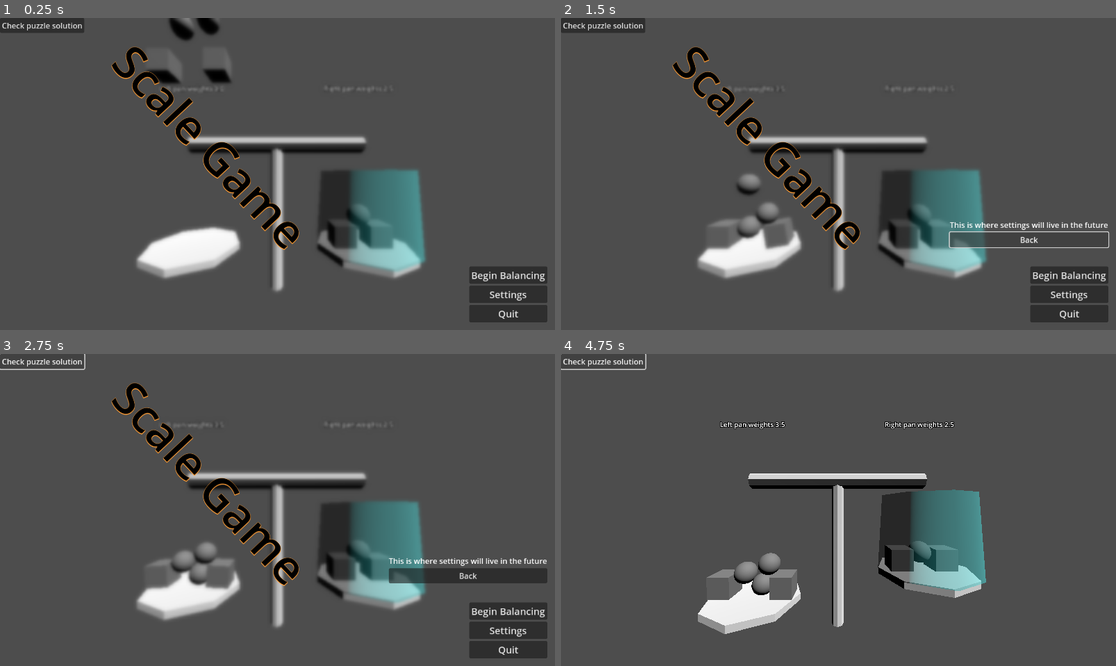
Above: before the commit, frames 1-4 (two rows, left to right).
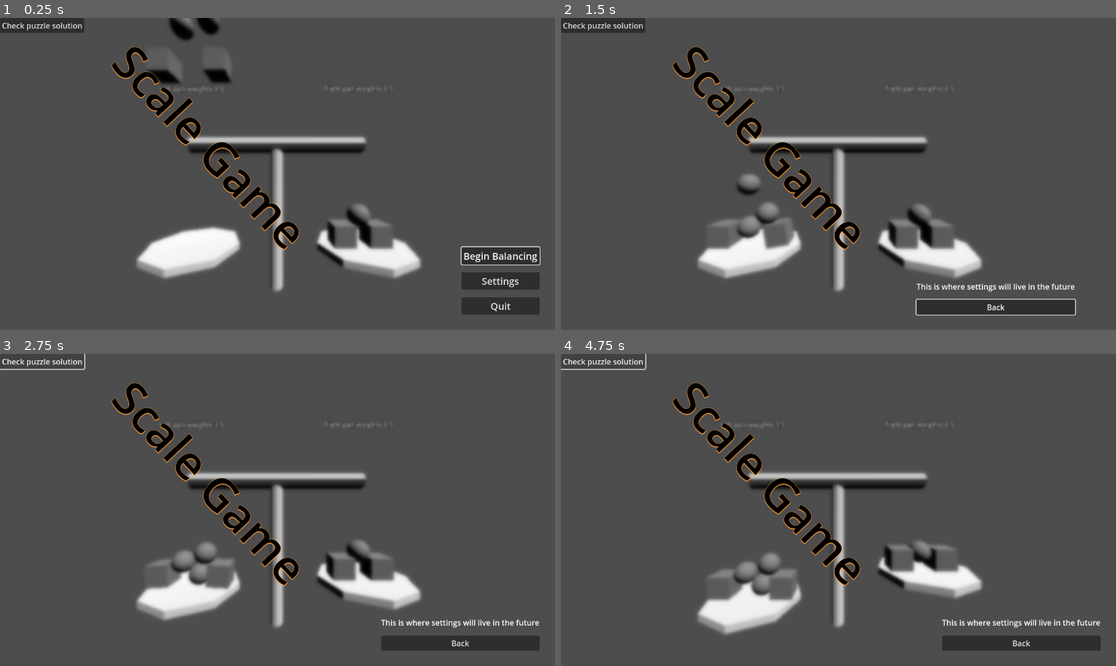
Above: after the commit, the same moments.

Repository: camd67/scale-game
Game: Godot game, scene res://scene/main/main.tscn
Two runs of this game, one before a commit and one after it. Both use one fixed random seed, a clock stepped at 60 frames per second and the inputs below. This scene is started directly instead of the project's main scene.
Inputs (mouse positions are in pixels of both pictures, inside the frame that each line leads up to):
- Up to frame 1 (0.25 s): no input
- Up to frame 2 (1.5 s): click "Settings" at 0.5 s; click (1027, 239) at 1.25 s, where only the run before the commit has a clickable "Back"
- Up to frame 3 (2.75 s): click "Check puzzle solution" at 2 s
- Up to frame 4 (4.75 s): click (1071, 609) at 2.75 s, where only the run before the commit has a clickable "Begin Balancing"; click (1071, 609) at 3.5 s, where only the run before the commit has a clickable "Begin Balancing"; click "Check puzzle solution" at 4.25 s

The runs differ from the first frame. In frame 1, 7.6% of the frame differs, in the area x 57-99%, y 48-98%; in frame 2, 8.7%; in frame 3, 9.1%; in frame 4, 11%, in the area x 20-98%, y 9-96%.

Commit message:
cleanup main menu animations

Diff:
--- a/project.godot
+++ b/project.godot
@@ -7,6 +7,10 @@
 ;   param=value ; assign values to parameters
 
 config_version=5
+
+[animation]
+
+warnings/check_invalid_track_paths=false
 
 [application]
 
--- a/scene/scale/scale.tscn
+++ b/scene/scale/scale.tscn
@@ -106,72 +106,6 @@
 
 [sub_resource type="ConcavePolygonShape3D" id="ConcavePolygonShape3D_lya2l"]
 data = PackedVector3Array(0, -1, -1, 0.707107, 1, -0.707107, 0, 1, -1, 0, -1, -1, 0.707107, -1, -0.707107, 0.707107, 1, …(1355 unchanged characters)…
-
-[sub_resource type="StandardMaterial3D" id="StandardMaterial3D_v6sir"]
-transparency = 1
-albedo_color = Color(0.285, 0.95, 0.95, 0.486275)
-
-[sub_resource type="CylinderMesh" id="CylinderMesh_rc7by"]
-material = SubResource("StandardMaterial3D_v6sir")
-top_radius = 2.0
-bottom_radius = 2.2
-height = 3.5
-radial_segments = 8
-cap_bottom = false
-
-[sub_resource type="ConvexPolygonShape3D" id="ConvexPolygonShape3D_5p3dj"]
-points = PackedVector3Array(-0.140065, 1.6373, -2.02521, -0.140065, 1.77698, -2.02521, 0.139683, 1.77698, -0.0698414, -2.0254, 1.77698, -0.0698414, -1.88552, 1.6373, -0.0698414, -1.46654, 1.77698, -1.4665, 0.139683, 1.70714, -0.0698414, 0.19295, 1.63387, -1.92671, -1.41057, 1.64477, -1.42172, 0.139683, 1.77698, -2.02521, -1.95546, 1.6373, -0.34948, -0.349241, 1.6373, -1.95534, -1.95546, 1.77698, -0.34948, -2.0254, 1.6373, -0.139895)
-
-[sub_resource type="ConvexPolygonShape3D" id="ConvexPolygonShape3D_03elc"]
-points = PackedVector3Array(-1.99112, 1.63951, -0.0366732, -2.0254, 1.77698, -0.0698414, 0.139683, 1.77698, -0.0698414, 0.139683, 1.77698, 2.0254, 0.190165, 1.63404, 1.92785, -1.46654, 1.77698, 1.46652, 0.139683, 1.70714, -0.0698414, -1.41612, 1.64403, 1.41946, -1.97094, 1.63623, -0.0858554, -0.140065, 1.77698, 2.0254, -1.95546, 1.77698, 0.349575, -0.226964, 1.64486, 1.912, -1.18721, 1.77698, 1.60619)
-
-[sub_resource type="ConvexPolygonShape3D" id="ConvexPolygonShape3D_ptgk5"]
-points = PackedVector3Array(1.42194, 1.6454, -1.40996, 2.0254, 1.77698, 0, 0.139683, 1.77698, 0, 0.34937, 1.77698, -1.95556, 1.99039, 1.63451, 0.0391448, 0.139683, 1.6373, -1.88569, 0.139683, 1.70714, 0, 1.46648, 1.77698, -1.46667, 0.139683, 1.77698, -1.95556, 1.95544, 1.6373, -0.349343, 0.34937, 1.6373, -1.95556, 1.95544, 1.77698, -0.349343)
-
-[sub_resource type="ConvexPolygonShape3D" id="ConvexPolygonShape3D_bkelj"]
-points = PackedVector3Array(2.0254, 1.77698, 0.139737, 1.95544, 1.77698, 0.349343, 0.139683, 1.77698, 0, 1.99039, 1.63451, -0.0391444, 0.139683, 1.77698, 1.95556, 0.139683, 1.6373, 1.88569, 0.139683, 1.70714, 0, 1.46648, 1.77698, 1.46667, 1.42194, 1.6454, 1.40996, 0.34937, 1.6373, 1.95556, 1.95544, 1.6373, 0.349343, 2.0254, 1.77698, 0, 0.34937, 1.77698, 1.95556)
-
-[sub_resource type="ConvexPolygonShape3D" id="ConvexPolygonShape3D_vhnq1"]
-points = PackedVector3Array(1.60641, -1.78492, -1.39669, 2.02525, 1.6373, -0.000273287, 2.02525, 1.6373, -0.139847, 1.36923, 1.75, -1.29376, 2.09514, -1.64523, -0.000273287, 1.74611, -1.64523, -1.32683, 2.23484, -1.78492, -0.139847, 1.5366, 1.49761, -1.39669, 1.89024, 1.75, -0.0285975, 1.39309, -0.369582, -1.54413, 2.06963, -0.539059, 0.147692, 1.60641, -1.71491, -1.18712, 2.09514, 1.35792, -0.0699915, 2.23484, -1.78492, -0.000273287, 1.37586, 1.72293, -1.43163, 2.23484, -1.08647, -0.0699915, 2.09514, 1.35792, -0.000273287, 1.95545, -1.78492, -0.349411, 1.39683, 1.4276, -1.25698, 1.6763, -0.946784, -1.39669, 1.96464, 1.75, 0.0457126, 1.6763, -1.78492, -1.39669, 1.81583, 1.6373, -0.698413, 1.5366, -1.50554, -1.32683, 2.23484, -1.08647, -0.000273287, 1.3457, 1.06242, -1.48189, 2.23484, -1.57522, -0.139847, 1.60641, 0.310085, -1.39669, 1.4668, -0.318015, -1.32683, 1.51821, 1.75, -0.92163, 1.5366, 1.6373, -1.32683, 1.74611, -1.78492, -1.32683)
-
-[sub_resource type="ConvexPolygonShape3D" id="ConvexPolygonShape3D_hb7d1"]
-points = PackedVector3Array(2.09514, -1.78492, 0.0699915, 1.4668, 1.6373, 1.39669, 1.5366, 1.6373, 1.32683, 1.89024, 1.75, 0.0285975, 2.09514, 1.35792, 0.0699915, 1.74611, -1.78492, 1.32683, 1.39309, -0.369582, 1.54413, 2.23484, -1.57522, 0.139847, 2.06963, -0.539058, -0.147689, 1.36923, 1.75, 1.29376, 1.60641, -1.71491, 1.18712, 1.5366, 1.49761, 1.39669, 2.23484, -1.78492, 0.000273287, 1.96464, 1.75, -0.0457126, 1.6763, -0.946784, 1.39669, 1.60641, -1.78492, 1.39669, 1.95545, 1.6373, 0.349411, 2.09514, 1.35792, 0.000273287, 1.39683, 1.4276, 1.25698, 1.37586, 1.72293, 1.43163, 2.23484, -1.08647, 0.000273287, 2.09514, -1.64523, 0.000273287, 1.5366, -1.50554, 1.32683, 2.23484, -1.78492, 0.139847, 1.95545, -1.78492, 0.349411, 1.6763, -1.78492, 1.39669, 1.60641, 0.310085, 1.39669, 1.3457, 1.06242, 1.48189, 1.4668, -0.318015, 1.32683, 1.74611, -1.64523, 1.32683, 1.51821, 1.75, 0.92163, 1.88564, 1.49761, 0.558839)
-
-[sub_resource type="ConvexPolygonShape3D" id="ConvexPolygonShape3D_bqfbo"]
-points = PackedVector3Array(-1.39685, 1.00846, -1.53654, -1.60631, -1.78465, -1.60632, -1.60631, -1.78465, -1.46671, -1.39685, -1.78465, -1.67617, -1.39685, -0.806952, -1.46671, -1.53648, 0.519609, -1.46671, -1.60631, -1.22581, -1.60632, -1.39685, -1.78465, -1.53654, -1.39236, 1.06824, -1.46222, -1.46669, 1.00846, -1.53654, -1.46669, -1.43524, -1.67617, -1.60631, -0.73696, -1.46671, -1.53648, 0.519609, -1.53654, -1.53648, -1.78465, -1.46671)
-
-[sub_resource type="ConvexPolygonShape3D" id="ConvexPolygonShape3D_s1o6m"]
-points = PackedVector3Array(-2.09514, -1.78492, -0.488971, -1.89024, 1.75, -0.0239876, -2.02525, 1.6373, -0.069978, -1.4668, 1.6373, -1.46653, -1.5366, -1.78492, -1.39668, -2.09514, -1.78492, -0.069978, -1.31121, 0.556758, -1.52508, -1.6763, -1.43553, -1.46653, -2.09514, 0.868843, -0.139833, -1.36923, 1.75, -1.28915, -2.23484, -1.57522, -0.069978, -1.95545, -1.78492, -0.349398, -1.5366, 1.49761, -1.39668, -1.41764, -0.910373, -1.56488, -1.6763, -1.78492, -1.46653, -1.95545, 1.6373, -0.349398, -2.23484, -1.57522, -0.139833, -2.02525, -0.946784, -0.069978, -1.60641, -1.71491, -1.18711, -1.5366, 1.00853, -1.46653, -2.23484, -1.78492, -0.069978, -2.02525, 1.56729, -0.209688, -1.5366, -1.78492, -1.46653, -2.09514, 0.868843, -0.069978, -1.95545, 0.240408, -0.069978, -1.51821, 1.75, -0.91702, -1.60641, 0.310085, -1.39668, -1.60641, 1.6373, -1.18711, -1.74611, -1.64523, -1.32682)
-
-[sub_resource type="ConvexPolygonShape3D" id="ConvexPolygonShape3D_le0x3"]
-points = PackedVector3Array(-0.0285975, 1.75, -1.89024, -1.39669, -1.78492, -1.6763, -1.32683, -1.78492, -1.74611, -1.39669, 1.49761, -1.5366, -0.0699915, -1.08647, -2.23484, -1.32683, -1.50554, -1.5366, -0.000273287, -1.64523, -2.09514, -1.29376, 1.75, -1.36923, -0.0699915, 1.35792, -2.09514, 0.147692, -0.539059, -2.06963, -1.54413, -0.369582, -1.39309, -0.000273287, -1.78492, -2.23484, -0.349411, 1.6373, -1.95545, -1.04755, -1.78492, -1.6763, -1.43163, 1.72293, -1.37586, 0.0457126, 1.75, -1.96464, -0.139847, -1.57522, -2.23484, -0.000273287, 1.35792, -2.09514, -1.39669, -0.946784, -1.6763, -1.25698, 1.4276, -1.39683, -0.349411, -1.78492, -1.95545, -0.000273287, -1.08647, -2.23484, -1.39669, -1.78492, -1.60641, -1.18712, 1.6373, -1.60641, -0.139847, -1.78492, -2.23484, -1.39669, 0.310085, -1.60641, -1.48189, 1.06242, -1.3457, -1.32683, -0.318015, -1.4668, -1.32683, -1.64523, -1.74611, -0.92163, 1.75, -1.51821, -0.558839, 1.49761, -1.88564, -0.139847, 1.6373, -2.02525)
-
-[sub_resource type="ConvexPolygonShape3D" id="ConvexPolygonShape3D_g5a7f"]
-points = PackedVector3Array(1.36793e-05, -1.78492, -2.23492, 0.144268, 1.75, -1.87421, 0.0698413, 1.75, -1.87421, 0.0698413, 1.35792, -2.09522, 0.139669, -1.78492, -2.09522, 0.139669, -1.57522, -2.23492, 1.36793e-05, 0.799165, -1.95562, 1.36793e-05, -1.64523, -2.09522, 1.36793e-05, 1.35792, -2.09522, 0.139669, 1.6373, -2.02542, -0.00458536, 1.75, -1.94872, 1.36793e-05, -1.08647, -2.23492, 0.0698413, -0.946784, -2.02542)
-
-[sub_resource type="ConvexPolygonShape3D" id="ConvexPolygonShape3D_mafnu"]
-points = PackedVector3Array(-1.88575, 1.75, 0.0239585, -1.53658, -1.22616, 1.60635, -1.60644, -1.22616, 1.60635, -2.23492, -1.78492, -0.0698413, -2.02534, 1.56729, 0.209579, -1.60644, -1.71491, 1.1873, -1.51358, 1.75, 0.917078, -2.04693, -0.517088, -0.199484, -1.60644, 1.6373, 1.1873, -2.23492, -1.78492, 0.139683, -2.09513, 1.35792, -0.0698413, -2.09513, -1.64523, -0.0698413, -1.60644, -1.78492, 1.60635, -1.96592, 0.929962, -0.195412, -1.53658, -1.50554, 1.32693, -2.23492, -1.08647, 0.0699506, -1.53658, 1.28791, 1.25703, -1.53658, -1.78492, 1.39683, -1.60644, 0.310085, 1.39683, -2.23492, -1.08647, -0.0698413, -1.74609, -1.64523, 1.32693, -1.95846, 1.71057, -0.105728, -2.09513, 1.35792, 0.0699506, -1.95547, -1.78492, 0.349206, -2.02534, 1.6373, 0.139683, -2.23492, -1.57522, 0.139683, -1.53658, -1.78492, 1.60635, -1.60644, 1.28791, 1.25703, -1.53658, 1.6373, 1.1873, -1.88575, 1.49761, 0.55873, -2.16499, -1.78492, -0.0698413)
-
-[sub_resource type="ConvexPolygonShape3D" id="ConvexPolygonShape3D_cye3o"]
-points = PackedVector3Array(-1.54111, 1.75, 1.09906, -1.39683, -1.43553, 1.67619, -1.46667, -1.43553, 1.67619, -1.39683, 1.6373, 1.46667, -1.53651, 0.519787, 1.53651, -1.39683, -1.78492, 1.53651, -1.53651, -1.78492, 1.53651, -1.39223, 1.75, 1.24794, -1.46667, 1.21823, 1.11746, -1.53651, 1.49761, 1.39683, -1.46667, 1.00853, 1.53651, -1.53651, -1.78492, 1.60635, -1.53651, 1.21823, 1.11746, -1.46667, 1.6373, 1.46667, -1.39683, -1.78492, 1.67619, -1.39683, 1.00853, 1.53651, -1.46667, 1.75, 1.09906, -1.53651, -0.737083, 1.60635)
-
-[sub_resource type="ConvexPolygonShape3D" id="ConvexPolygonShape3D_qbxlb"]
-points = PackedVector3Array(-0.000273287, 1.6373, 2.02525, -1.39669, -1.78492, 1.60641, -1.25698, -1.78492, 1.60641, -1.29376, 1.75, 1.36923, -1.39669, 1.49761, 1.5366, -0.139847, -1.57522, 2.23484, 0.147689, -0.539058, 2.06963, -1.32683, -1.64523, 1.74611, -0.0699915, 1.35792, 2.09514, -0.0285975, 1.75, 1.89024, -0.0699915, -1.78492, 2.09514, -1.54413, -0.369582, 1.39309, -0.000273287, -1.78492, 2.23484, -1.32683, -1.50554, 1.5366, -1.43163, 1.72293, 1.37586, -0.349411, 1.6373, 1.95545, -0.349411, -1.78492, 1.95545, -0.000273287, -1.08647, 2.23484, -1.39669, -1.78492, 1.6763, -1.25698, 1.4276, 1.39683, -0.000273287, 1.35792, 2.09514, 0.0457126, 1.75, 1.96464, -1.39669, 0.310085, 1.60641, -0.139847, -1.78492, 2.23484, -1.18712, 1.6373, 1.60641, -0.000273287, -1.64523, 2.09514, -1.39669, -0.946784, 1.6763, -1.48189, 1.06242, 1.3457, -1.32683, -0.318015, 1.4668, -0.92163, 1.75, 1.51821, -1.18712, -1.71491, 1.60641, -1.32683, -1.78492, 1.74611)
-
-[sub_resource type="ConvexPolygonShape3D" id="ConvexPolygonShape3D_1hgpr"]
-points = PackedVector3Array(0.0698413, 1.49761, 1.88571, 0.0698413, -1.08647, 2.23492, 1.36793e-05, -1.08647, 2.23492, 0.139669, -1.78492, 2.09522, 0.139669, 1.6373, 2.02542, 1.36793e-05, -1.64523, 2.09522, 1.36793e-05, 1.35792, 2.09522, 0.139669, -1.78492, 2.23492, -0.00458536, 1.75, 1.94872, 0.144268, 1.75, 1.87421, 1.36793e-05, -1.78492, 2.23492, 0.0698413, -0.946784, 2.02542, 0.139669, 0.868843, 2.09522, 1.36793e-05, 0.799165, 1.95562, 0.0698413, 1.35792, 2.09522)
-
-[sub_resource type="ConvexPolygonShape3D" id="ConvexPolygonShape3D_sf4ui"]
-points = PackedVector3Array(0.910195, 1.75, -1.51594, 0.139826, -1.78492, -2.16508, 0.279372, -1.78492, -2.16508, 1.3966, -1.78492, -1.53663, 1.25705, 1.28791, -1.60646, 0.139826, 1.56729, -2.0253, 0.139826, -1.43553, -2.0253, 1.60635, -1.22616, -1.60646, 0.0915315, 1.75, -1.88794, 0.209599, -0.876772, -2.16508, 1.60635, -1.78492, -1.53663, 1.18728, 1.6373, -1.53663, 0.209599, 1.56729, -2.0253, 0.349288, -1.78492, -1.95547, 1.32697, -1.78492, -1.74611, 0.139826, 1.00853, -1.88565, 1.18728, 1.6373, -1.60646, 1.32697, -1.50554, -1.53663, 1.60635, -1.22616, -1.53663, 0.488978, -1.71491, -2.09513, 0.139826, -0.876772, -2.16508, 1.60635, -1.78492, -1.60646, 0.349288, 1.6373, -1.95547, 0.389158, 1.75, -1.73922, 1.3966, 0.310085, -1.60646, 0.279372, -1.36585, -2.16508, 0.139826, -1.78492, -2.09513, 0.209599, 0.449774, -1.88565, 1.25705, 1.28791, -1.53663)
-
-[sub_resource type="ConvexPolygonShape3D" id="ConvexPolygonShape3D_ht743"]
-points = PackedVector3Array(1.67619, -1.43553, -1.46667, 1.11746, 1.21823, -1.53651, 1.11746, 1.21823, -1.46667, 1.46667, 1.6373, -1.46667, 1.53651, -1.78492, -1.39683, 1.60635, -1.78492, -1.53651, 1.46667, 1.6373, -1.39683, 1.53651, 0.519787, -1.53651, 1.24794, 1.75, -1.39223, 1.09906, 1.75, -1.54111, 1.67619, -1.78492, -1.39683, 1.53651, -1.78492, -1.53651, 1.53651, 1.00853, -1.39683, 1.39683, 1.49761, -1.53651, 1.53651, 1.00853, -1.46667, 1.09906, 1.75, -1.46667, 1.60635, -0.737083, -1.53651)
-
-[sub_resource type="ConvexPolygonShape3D" id="ConvexPolygonShape3D_qosr7"]
-points = PackedVector3Array(1.18719, 1.6373, 1.60647, 0.139812, -1.78492, 2.09515, 0.209681, -1.78492, 2.02529, 1.46641, -1.78492, 1.67625, 1.28682, 1.75, 1.37161, 0.209681, 1.56729, 2.02529, 0.0961258, 1.75, 1.89256, 1.39667, -1.78492, 1.53661, 0.27955, -1.36585, 2.165, 1.46641, 1.00853, 1.53661, 1.56393, -0.914905, 1.42056, 0.209681, 0.449774, 1.88566, 0.139812, -1.78492, 2.165, 1.3268, -1.50554, 1.53661, 1.46641, 1.6373, 1.46676, 1.46641, -1.43553, 1.67625, 0.139812, -0.876772, 2.165, 0.489026, -1.78492, 2.09515, 0.139812, -1.43553, 2.02529, 0.914746, 1.75, 1.52052, 1.50279, 0.478493, 1.37584, 0.139812, 1.56729, 2.02529, 0.139812, 1.00853, 1.88566, 0.349418, -1.78492, 1.95544, 1.3268, -0.318015, 1.46676, 0.349418, 1.6373, 1.95544, 1.39667, 1.49761, 1.53661, 1.46641, -1.78492, 1.53661, 0.393869, 1.75, 1.7438, 1.39667, 0.310085, 1.60647, 1.3268, -1.64523, 1.7461)
-
-[sub_resource type="ConvexPolygonShape3D" id="ConvexPolygonShape3D_kqd7f"]
-points = PackedVector3Array(1.53654, 1.00846, 1.46669, 1.46671, -1.78465, 1.53648, 1.53654, -1.78465, 1.39685, 1.67617, -1.78465, 1.46669, 1.60632, -1.22581, 1.60631, 1.46223, 1.06823, 1.39236, 1.46671, -0.73696, 1.60631, 1.67617, -1.43524, 1.39685, 1.60632, -1.78465, 1.60631, 1.46671, -0.806952, 1.39685, 1.46671, 0.519609, 1.53648, 1.53654, 1.00846, 1.39685, 1.46671, -1.78465, 1.60631, 1.67617, -1.43524, 1.46669, 1.53654, 0.519609, 1.53648)
 
 [sub_resource type="StandardMaterial3D" id="StandardMaterial3D_y5y7c"]
 
@@ -243,67 +177,6 @@
 
 [node name="CollisionShape3D" type="CollisionShape3D" parent="Visuals/RightPanMesh/StaticBody3D"]
 shape = SubResource("ConcavePolygonShape3D_lya2l")
-
-[node name="MeshInstance3D" type="MeshInstance3D" parent="Visuals/RightPanMesh"]
-transform = Transform3D(-2.05133e-08, 0, 0.469289, 0, 6.74584, 0, -0.469289, 0, -2.05133e-08, 0.0214452, 12.7697, -0.0192223)
-mesh = SubResource("CylinderMesh_rc7by")
-skeleton = NodePath("../..")
-
-[node name="StaticBody3D" type="StaticBody3D" parent="Visuals/RightPanMesh/MeshInstance3D"]
-
-[node name="CollisionShape3D" type="CollisionShape3D" parent="Visuals/RightPanMesh/MeshInstance3D/StaticBody3D"]
-shape = SubResource("ConvexPolygonShape3D_5p3dj")
-
-[node name="CollisionShape3D2" type="CollisionShape3D" parent="Visuals/RightPanMesh/MeshInstance3D/StaticBody3D"]
-shape = SubResource("ConvexPolygonShape3D_03elc")
-
-[node name="CollisionShape3D3" type="CollisionShape3D" parent="Visuals/RightPanMesh/MeshInstance3D/StaticBody3D"]
-shape = SubResource("ConvexPolygonShape3D_ptgk5")
-
-[node name="CollisionShape3D4" type="CollisionShape3D" parent="Visuals/RightPanMesh/MeshInstance3D/StaticBody3D"]
-shape = SubResource("ConvexPolygonShape3D_bkelj")
-
-[node name="CollisionShape3D5" type="CollisionShape3D" parent="Visuals/RightPanMesh/MeshInstance3D/StaticBody3D"]
-shape = SubResource("ConvexPolygonShape3D_vhnq1")
-
-[node name="CollisionShape3D6" type="CollisionShape3D" parent="Visuals/RightPanMesh/MeshInstance3D/StaticBody3D"]
-shape = SubResource("ConvexPolygonShape3D_hb7d1")
-
-[node name="CollisionShape3D7" type="CollisionShape3D" parent="Visuals/RightPanMesh/MeshInstance3D/StaticBody3D"]
-shape = SubResource("ConvexPolygonShape3D_bqfbo")
-
-[node name="CollisionShape3D8" type="CollisionShape3D" parent="Visuals/RightPanMesh/MeshInstance3D/StaticBody3D"]
-shape = SubResource("ConvexPolygonShape3D_s1o6m")
-
-[node name="CollisionShape3D9" type="CollisionShape3D" parent="Visuals/RightPanMesh/MeshInstance3D/StaticBody3D"]
-shape = SubResource("ConvexPolygonShape3D_le0x3")
-
-[node name="CollisionShape3D10" type="CollisionShape3D" parent="Visuals/RightPanMesh/MeshInstance3D/StaticBody3D"]
-shape = SubResource("ConvexPolygonShape3D_g5a7f")
-
-[node name="CollisionShape3D11" type="CollisionShape3D" parent="Visuals/RightPanMesh/MeshInstance3D/StaticBody3D"]
-shape = SubResource("ConvexPolygonShape3D_mafnu")
-
-[node name="CollisionShape3D12" type="CollisionShape3D" parent="Visuals/RightPanMesh/MeshInstance3D/StaticBody3D"]
-shape = SubResource("ConvexPolygonShape3D_cye3o")
-
-[node name="CollisionShape3D13" type="CollisionShape3D" parent="Visuals/RightPanMesh/MeshInstance3D/StaticBody3D"]
-shape = SubResource("ConvexPolygonShape3D_qbxlb")
-
-[node name="CollisionShape3D14" type="CollisionShape3D" parent="Visuals/RightPanMesh/MeshInstance3D/StaticBody3D"]
-shape = SubResource("ConvexPolygonShape3D_1hgpr")
-
-[node name="CollisionShape3D15" type="CollisionShape3D" parent="Visuals/RightPanMesh/MeshInstance3D/StaticBody3D"]
-shape = SubResource("ConvexPolygonShape3D_sf4ui")
-
-[node name="CollisionShape3D16" type="CollisionShape3D" parent="Visuals/RightPanMesh/MeshInstance3D/StaticBody3D"]
-shape = SubResource("ConvexPolygonShape3D_ht743")
-
-[node name="CollisionShape3D17" type="CollisionShape3D" parent="Visuals/RightPanMesh/MeshInstance3D/StaticBody3D"]
-shape = SubResource("ConvexPolygonShape3D_qosr7")
-
-[node name="CollisionShape3D18" type="CollisionShape3D" parent="Visuals/RightPanMesh/MeshInstance3D/StaticBody3D"]
-shape = SubResource("ConvexPolygonShape3D_kqd7f")
 
 [node name="LeftPanMesh" type="MeshInstance3D" parent="Visuals"]
 transform = Transform3D(-9.31439e-08, 0, -2.13088, 0, 0.14824, 0, 2.13088, 0, -9.31439e-08, -3.97146, 2, -0.0456976)
--- a/scene/ui/main_menu/main_menu.gd
+++ b/scene/ui/main_menu/main_menu.gd
@@ -1,6 +1,23 @@
 extends Control
 
 @onready var animation_player: AnimationPlayer = $AnimationPlayer
+
+@onready var settings_back_button: Button = %SettingsBackButton
+@onready var play_button: Button = %PlayButton
+@onready var settings_button: Button = %SettingsButton
+@onready var quit_button: Button = %QuitButton
+
+
+func _ready() -> void:
+	if OS.has_feature("web"):
+		quit_button.visible = false
+
+	play_button.pressed.connect(_on_play_button_pressed)
+	settings_button.pressed.connect(_on_settings_button_pressed)
+	quit_button.pressed.connect(_on_quit_button_pressed)
+	settings_back_button.pressed.connect(on_settings_back_button_pressed)
+
+	play_button.grab_focus()
 
 
 func _on_play_button_pressed() -> void:
@@ -9,6 +26,12 @@
 
 func _on_settings_button_pressed() -> void:
 	animation_player.play("settings_in")
+	settings_back_button.grab_focus()
+
+
+func on_settings_back_button_pressed() -> void:
+	animation_player.play_backwards("settings_in")
+	play_button.grab_focus()
 
 
 func _on_quit_button_pressed() -> void:
--- a/scene/ui/main_menu/main_menu.tscn
+++ b/scene/ui/main_menu/main_menu.tscn
@@ -32,12 +32,23 @@
 tracks/2/type = "bezier"
 tracks/2/imported = false
 tracks/2/enabled = true
-tracks/2/path = NodePath("MarginContainer/FullMenuVBox/SettingsMargin:theme_override_constants/margin_right")
+tracks/2/path = NodePath("MarginContainer/SettingsMargin:theme_override_constants/margin_right")
 tracks/2/interp = 1
 tracks/2/loop_wrap = true
 tracks/2/keys = {
 "handle_modes": PackedInt32Array(0),
 "points": PackedFloat32Array(-500, -0.25, 0, 0.25, 0),
+"times": PackedFloat32Array(0)
+}
+tracks/3/type = "bezier"
+tracks/3/imported = false
+tracks/3/enabled = true
+tracks/3/path = NodePath("MarginContainer/MainMargin:theme_override_constants/margin_right")
+tracks/3/interp = 1
+tracks/3/loop_wrap = true
+tracks/3/keys = {
+"handle_modes": PackedInt32Array(0),
+"points": PackedFloat32Array(0, -0.25, 0, 0.25, 0),
 "times": PackedFloat32Array(0)
 }
 
@@ -91,13 +102,24 @@
 tracks/0/type = "bezier"
 tracks/0/imported = false
 tracks/0/enabled = true
-tracks/0/path = NodePath("MarginContainer/FullMenuVBox/SettingsMargin:theme_override_constants/margin_right")
+tracks/0/path = NodePath("MarginContainer/SettingsMargin:theme_override_constants/margin_right")
 tracks/0/interp = 1
 tracks/0/loop_wrap = true
 tracks/0/keys = {
 "handle_modes": PackedInt32Array(0, 0, 0),
 "points": PackedFloat32Array(-500, -0.25, 0, 0.25, 0, 54, -0.166667, 0, 0.133333, 0, 0, -0.259252, -41, 0, 0),
-"times": PackedFloat32Array(0, 0.5, 0.9)
+"times": PackedFloat32Array(0.5, 0.9, 1.3)
+}
+tracks/1/type = "bezier"
+tracks/1/imported = false
+tracks/1/enabled = true
+tracks/1/path = NodePath("MarginContainer/MainMargin:theme_override_constants/margin_right")
+tracks/1/interp = 1
+tracks/1/loop_wrap = true
+tracks/1/keys = {
+"handle_modes": PackedInt32Array(2, 2, 2, 0),
+"points": PackedFloat32Array(0, 0, 0, 0.0333333, 0, -8, 0, 0, 0.0666667, 0, 57, -0.104373, 0.521867, 0.4, -2, -501, -0.25, 0, 0.25, 0),
+"times": PackedFloat32Array(0, 0.1, 0.3, 0.9)
 }
 
 [sub_resource type="AnimationLibrary" id="AnimationLibrary_a4f3x"]
@@ -134,6 +156,7 @@
 anchor_bottom = 1.0
 grow_horizontal = 2
 grow_vertical = 2
+mouse_filter = 2
 
 [node name="MarginContainer" type="MarginContainer" parent="."]
 layout_mode = 1
@@ -146,48 +169,64 @@
 offset_top = -101.0
 grow_horizontal = 0
 grow_vertical = 0
-theme_override_constants/margin_right = 16
-theme_override_constants/margin_bottom = 16
-
-[node name="FullMenuVBox" type="VBoxContainer" parent="MarginContainer"]
-layout_mode = 2
-
-[node name="SettingsMargin" type="MarginContainer" parent="MarginContainer/FullMenuVBox"]
-layout_mode = 2
+theme_override_constants/margin_right = 32
+theme_override_constants/margin_bottom = 32
+
+[node name="SettingsMargin" type="MarginContainer" parent="MarginContainer"]
+layout_mode = 2
+mouse_filter = 2
 theme_override_constants/margin_right = -500
 
-[node name="Settings Section" type="VBoxContainer" parent="MarginContainer/FullMenuVBox/SettingsMargin"]
+[node name="Settings Section" type="VBoxContainer" parent="MarginContainer/SettingsMargin"]
 layout_mode = 2
 size_flags_horizontal = 8
-
-[node name="Label" type="Label" parent="MarginContainer/FullMenuVBox/SettingsMargin/Settings Section"]
+size_flags_vertical = 8
+theme_override_constants/separation = 16
+
+[node name="Label" type="Label" parent="MarginContainer/SettingsMargin/Settings Section"]
 layout_mode = 2
 text = "This is where settings will live in the future"
 
-[node name="SettingsBackButton" type="Button" parent="MarginContainer/FullMenuVBox/SettingsMargin/Settings Section"]
+[node name="SettingsBackButton" type="Button" parent="MarginContainer/SettingsMargin/Settings Section"]
+unique_name_in_owner = true
 layout_mode = 2
 text = "Back"
 
-[node name="Spacer" type="Control" parent="MarginContainer/FullMenuVBox"]
-custom_minimum_size = Vector2(0, 32)
-layout_mode = 2
-
-[node name="Main Section" type="VBoxContainer" parent="MarginContainer/FullMenuVBox"]
+[node name="MainMargin" type="MarginContainer" parent="MarginContainer"]
+layout_mode = 2
+mouse_filter = 2
+theme_override_constants/margin_right = 0
+
+[node name="Main Section" type="VBoxContainer" parent="MarginContainer/MainMargin"]
 layout_mode = 2
 size_flags_horizontal = 8
-
-[node name="PlayButton" type="Button" parent="MarginContainer/FullMenuVBox/Main Section"]
-layout_mode = 2
+theme_override_constants/separation = 16
+
+[node name="PlayButton" type="Button" parent="MarginContainer/MainMargin/Main Section"]
+unique_name_in_owner = true
+layout_mode = 2
+focus_neighbor_left = NodePath(".")
+focus_neighbor_top = NodePath("../QuitButton")
+focus_neighbor_right = NodePath(".")
+focus_previous = NodePath("../QuitButton")
 theme_override_font_sizes/font_size = 20
 text = "Begin Balancing"
 
-[node name="SettingsButton" type="Button" parent="MarginContainer/FullMenuVBox/Main Section"]
-layout_mode = 2
+[node name="SettingsButton" type="Button" parent="MarginContainer/MainMargin/Main Section"]
+unique_name_in_owner = true
+layout_mode = 2
+focus_neighbor_left = NodePath(".")
+focus_neighbor_right = NodePath(".")
 theme_override_font_sizes/font_size = 20
 text = "Settings"
 
-[node name="QuitButton" type="Button" parent="MarginContainer/FullMenuVBox/Main Section"]
-layout_mode = 2
+[node name="QuitButton" type="Button" parent="MarginContainer/MainMargin/Main Section"]
+unique_name_in_owner = true
+layout_mode = 2
+focus_neighbor_left = NodePath(".")
+focus_neighbor_right = NodePath(".")
+focus_neighbor_bottom = NodePath("../PlayButton")
+focus_next = NodePath("../PlayButton")
 theme_override_font_sizes/font_size = 20
 text = "Quit"
 
@@ -205,7 +244,3 @@
 theme_override_constants/shadow_outline_size = 2
 theme_override_font_sizes/font_size = 96
 text = "Scale Game"
-
-[connection signal="pressed" from="MarginContainer/FullMenuVBox/Main Section/PlayButton" to="." method="_on_play_button_pressed"]
-[connection signal="pressed" from="MarginContainer/FullMenuVBox/Main Section/SettingsButton" to="." method="_on_settings_button_pressed"]
-[connection signal="pressed" from="MarginContainer/FullMenuVBox/Main Section/QuitButton" to="." method="_on_quit_button_pressed"]
Not shown: 1 places in scene/scale/scale.tscn that only renumber resources
